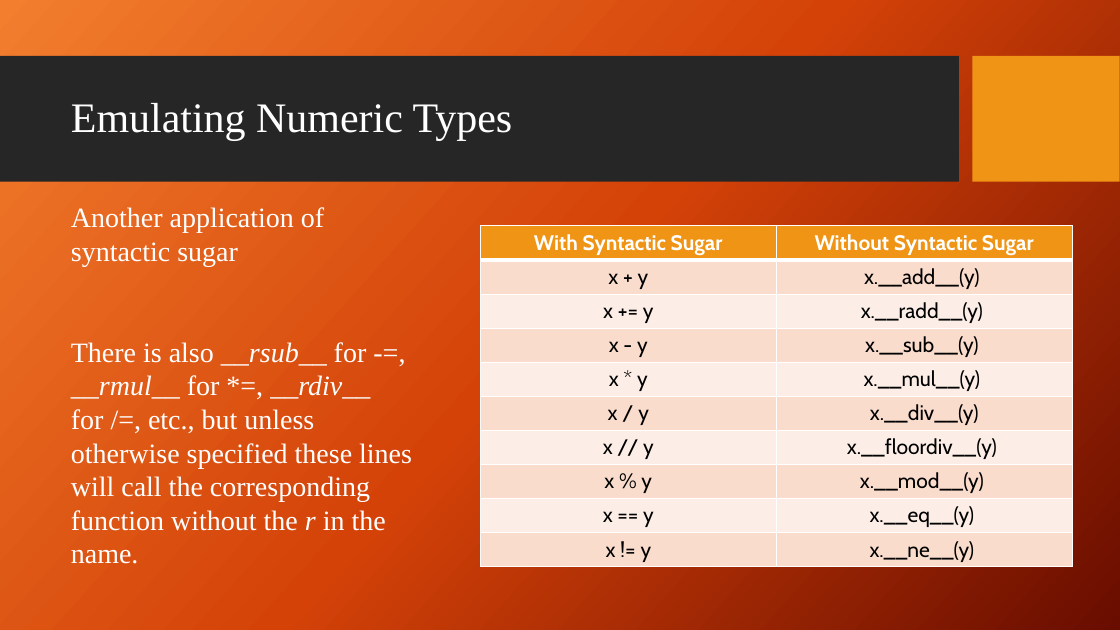
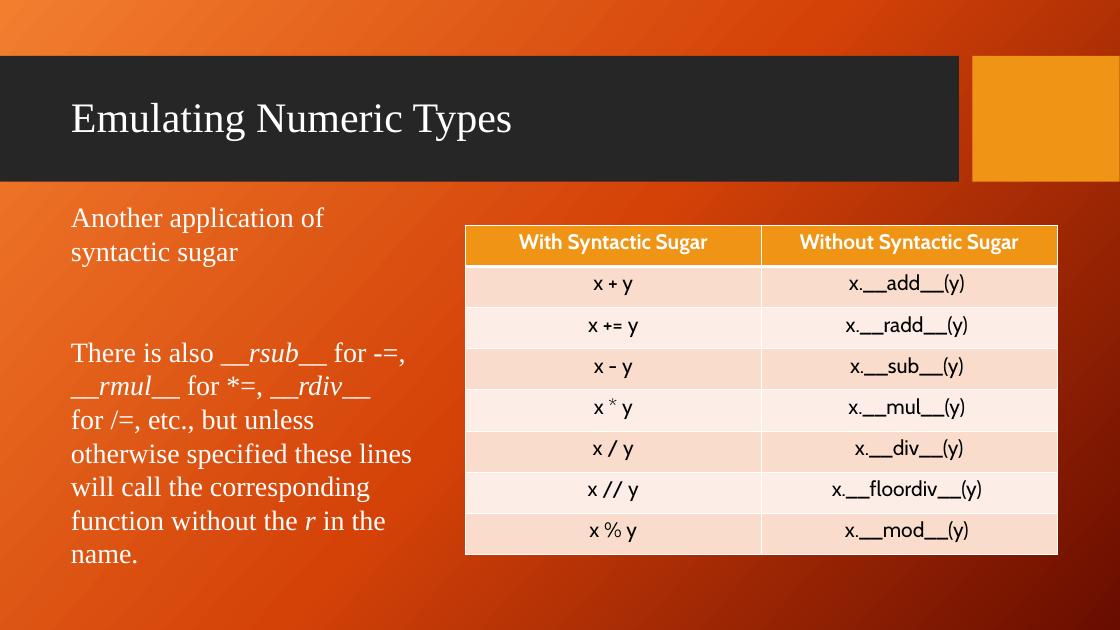
Before and after one commit to giganano/PythonBootcamp, a slide deck: slide 23 of slides/classes.pptx. Drawn at 1120x630 pixels with LibreOffice and Linux fonts; fonts in the diff are those of the drawing; background and template pictures are left out. Boxes give left, top, right and bottom in pixels: in the first picture for what was removed or moved away, otherwise in the second. Text is boxed around its words. In the diff, an @@ line names an element or a change of style, - is before the commit and + after.

```diff
--- a/slides/classes.pptx
+++ b/slides/classes.pptx
@@ table at bbox=[465, 225, 1057, 555] @@
-row 9: x == y | x.__eq__(y)
-row 10: x != y | x.__ne__(y)
@@ table: place and size @@
-table at bbox=[481, 226, 1072, 567]
+table at bbox=[465, 225, 1057, 555]
```
Also in this commit, not shown: 3 other slides changed, 1 other file.
